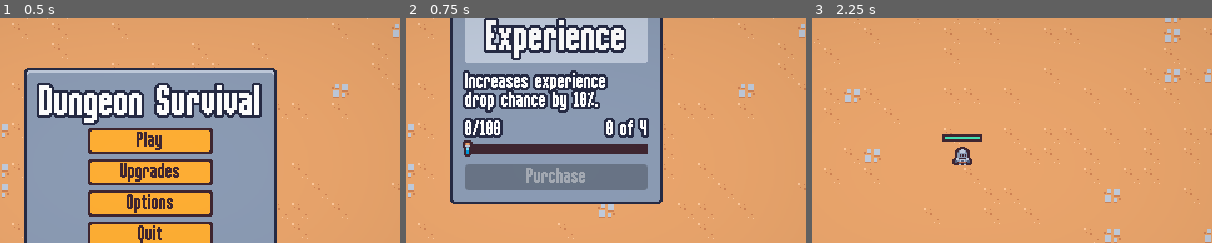
Above: before the commit, frames 1-3 (left to right).
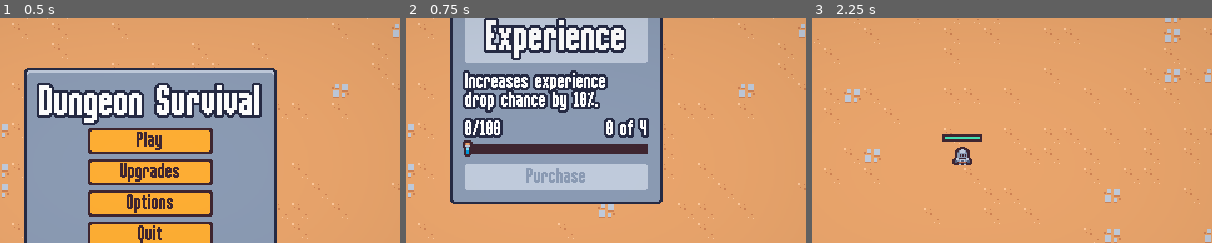
Above: after the commit, the same moments.

Repository: jrenato/dungeon_survival
Game: Godot game, scene res://src/ui/main_menu.tscn
Same seed, same stepped clock (60 frames per second), same inputs: the game is played once before the commit and once after it.
Inputs:
- Up to frame 1 (0.5 s): no input
- Up to frame 2 (0.75 s): click "Upgrades" at 0.5 s
- Up to frame 3 (2.25 s): click "Back" at 1.25 s; click "Play" at 2 s
The pictures show only the part of the screen within x 31-81%, y 17-67%; the shares and areas given below are measured in that part.

Frame 1 is identical in both runs. In frame 2, 5.2% of the frame differs, in the area x 14-61%, y 64-77%; in frame 3, nothing differs.

Commit message:
Added theme for vscroll and disabled button

Diff:
--- a/resources/theme/theme.tres
+++ b/resources/theme/theme.tres
@@ -13,6 +13,14 @@
 texture_margin_top = 3.0
 texture_margin_right = 3.0
 texture_margin_bottom = 3.0
+region_rect = Rect2(18, 2, 12, 12)
+
+[sub_resource type="StyleBoxTexture" id="StyleBoxTexture_vcg3p"]
+texture = ExtResource("1_lvxjh")
+texture_margin_left = 1.0
+texture_margin_top = 1.0
+texture_margin_right = 1.0
+texture_margin_bottom = 1.0
 region_rect = Rect2(18, 2, 12, 12)
 
 [sub_resource type="StyleBoxEmpty" id="StyleBoxEmpty_j47wp"]
@@ -89,6 +97,37 @@
 border_width_bottom = 2
 border_color = Color(0.247059, 0.14902, 0.192157, 1)
 
+[sub_resource type="StyleBoxFlat" id="StyleBoxFlat_j3cw3"]
+bg_color = Color(0.996078, 0.682353, 0.203922, 1)
+border_width_left = 2
+border_width_top = 2
+border_width_right = 2
+border_width_bottom = 2
+border_color = Color(0.8, 0.8, 0.8, 0)
+
+[sub_resource type="StyleBoxFlat" id="StyleBoxFlat_1v8e3"]
+bg_color = Color(0.996078, 0.682353, 0.203922, 1)
+border_width_left = 2
+border_width_top = 2
+border_width_right = 2
+border_width_bottom = 2
+border_color = Color(0.8, 0.8, 0.8, 0)
+
+[sub_resource type="StyleBoxFlat" id="StyleBoxFlat_w57xa"]
+bg_color = Color(0.996078, 0.682353, 0.203922, 1)
+border_width_left = 2
+border_width_top = 2
+border_width_right = 2
+border_width_bottom = 2
+border_color = Color(0.8, 0.8, 0.8, 0)
+
+[sub_resource type="StyleBoxFlat" id="StyleBoxFlat_k1qiy"]
+content_margin_left = 4.0
+content_margin_top = 0.0
+content_margin_right = 4.0
+content_margin_bottom = 0.0
+bg_color = Color(0.247059, 0.14902, 0.192157, 1)
+
 [resource]
 default_font = ExtResource("1_odp1a")
 default_font_size = 16
@@ -101,9 +140,11 @@
 BlueOutlineLabel/constants/shadow_offset_x = 0
 BlueOutlineLabel/constants/shadow_offset_y = 0
 Button/colors/font_color = Color(0.247059, 0.14902, 0.192157, 1)
+Button/colors/font_disabled_color = Color(0.545098, 0.607843, 0.705882, 1)
 Button/colors/font_focus_color = Color(0.741176, 0.423529, 0.290196, 1)
 Button/colors/font_hover_color = Color(0.741176, 0.423529, 0.290196, 1)
 Button/colors/font_pressed_color = Color(0.741176, 0.423529, 0.290196, 1)
+Button/styles/disabled = SubResource("StyleBoxTexture_vcg3p")
 Button/styles/focus = SubResource("StyleBoxEmpty_j47wp")
 Button/styles/hover = SubResource("StyleBoxTexture_7aad0")
 Button/styles/normal = SubResource("StyleBoxTexture_y16fr")
@@ -118,3 +159,7 @@
 PanelContainer/styles/panel = SubResource("StyleBoxTexture_ytg6v")
 ProgressBar/styles/background = SubResource("StyleBoxFlat_2kbra")
 ProgressBar/styles/fill = SubResource("StyleBoxFlat_akuer")
+VScrollBar/styles/grabber = SubResource("StyleBoxFlat_j3cw3")
+VScrollBar/styles/grabber_highlight = SubResource("StyleBoxFlat_1v8e3")
+VScrollBar/styles/grabber_pressed = SubResource("StyleBoxFlat_w57xa")
+VScrollBar/styles/scroll = SubResource("StyleBoxFlat_k1qiy")
--- a/src/ui/meta_menu.tscn
+++ b/src/ui/meta_menu.tscn
@@ -17,35 +17,58 @@
 format = 2
 layer_0/tile_data = PackedInt32Array(1572906, 1, 4, 1507370, 1, 4, 1441834, 1, 4, 1376298, 1, 4, 1310762, 1, 4, 1245226 …(20664 unchanged characters)…
 
-[node name="MarginContainer" type="MarginContainer" parent="."]
+[node name="ScrollContainer" type="ScrollContainer" parent="."]
 anchors_preset = 15
 anchor_right = 1.0
 anchor_bottom = 1.0
 grow_horizontal = 2
 grow_vertical = 2
+
+[node name="MarginContainer" type="MarginContainer" parent="ScrollContainer"]
+layout_mode = 2
+size_flags_horizontal = 3
 theme_override_constants/margin_left = 24
 theme_override_constants/margin_top = 16
 theme_override_constants/margin_right = 24
 theme_override_constants/margin_bottom = 16
 
-[node name="GridContainer" type="GridContainer" parent="MarginContainer"]
+[node name="GridContainer" type="GridContainer" parent="ScrollContainer/MarginContainer"]
 unique_name_in_owner = true
 layout_mode = 2
-size_flags_horizontal = 4
+size_flags_horizontal = 6
 theme_override_constants/h_separation = 16
+theme_override_constants/v_separation = 16
 columns = 2
 
-[node name="MetaUpgradeCard" parent="MarginContainer/GridContainer" instance=ExtResource("4_u812j")]
+[node name="MetaUpgradeCard" parent="ScrollContainer/MarginContainer/GridContainer" instance=ExtResource("4_u812j")]
 layout_mode = 2
 
-[node name="MetaUpgradeCard2" parent="MarginContainer/GridContainer" instance=ExtResource("4_u812j")]
+[node name="MetaUpgradeCard2" parent="ScrollContainer/MarginContainer/GridContainer" instance=ExtResource("4_u812j")]
 layout_mode = 2
 
-[node name="MetaUpgradeCard3" parent="MarginContainer/GridContainer" instance=ExtResource("4_u812j")]
+[node name="MetaUpgradeCard3" parent="ScrollContainer/MarginContainer/GridContainer" instance=ExtResource("4_u812j")]
 layout_mode = 2
 
-[node name="MetaUpgradeCard4" parent="MarginContainer/GridContainer" instance=ExtResource("4_u812j")]
+[node name="MetaUpgradeCard4" parent="ScrollContainer/MarginContainer/GridContainer" instance=ExtResource("4_u812j")]
 layout_mode = 2
+
+[node name="MetaUpgradeCard5" parent="ScrollContainer/MarginContainer/GridContainer" instance=ExtResource("4_u812j")]
+layout_mode = 2
+
+[node name="MetaUpgradeCard6" parent="ScrollContainer/MarginContainer/GridContainer" instance=ExtResource("4_u812j")]
+layout_mode = 2
+
+[node name="MetaUpgradeCard7" parent="ScrollContainer/MarginContainer/GridContainer" instance=ExtResource("4_u812j")]
+layout_mode = 2
+
+[node name="MarginContainer" type="MarginContainer" parent="."]
+offset_right = 98.0
+offset_bottom = 53.0
+size_flags_horizontal = 3
+theme_override_constants/margin_left = 24
+theme_override_constants/margin_top = 16
+theme_override_constants/margin_right = 24
+theme_override_constants/margin_bottom = 16
 
 [node name="BackButton" type="Button" parent="MarginContainer"]
 unique_name_in_owner = true
Not shown: 1 places in resources/theme/theme.tres that only renumber resources
